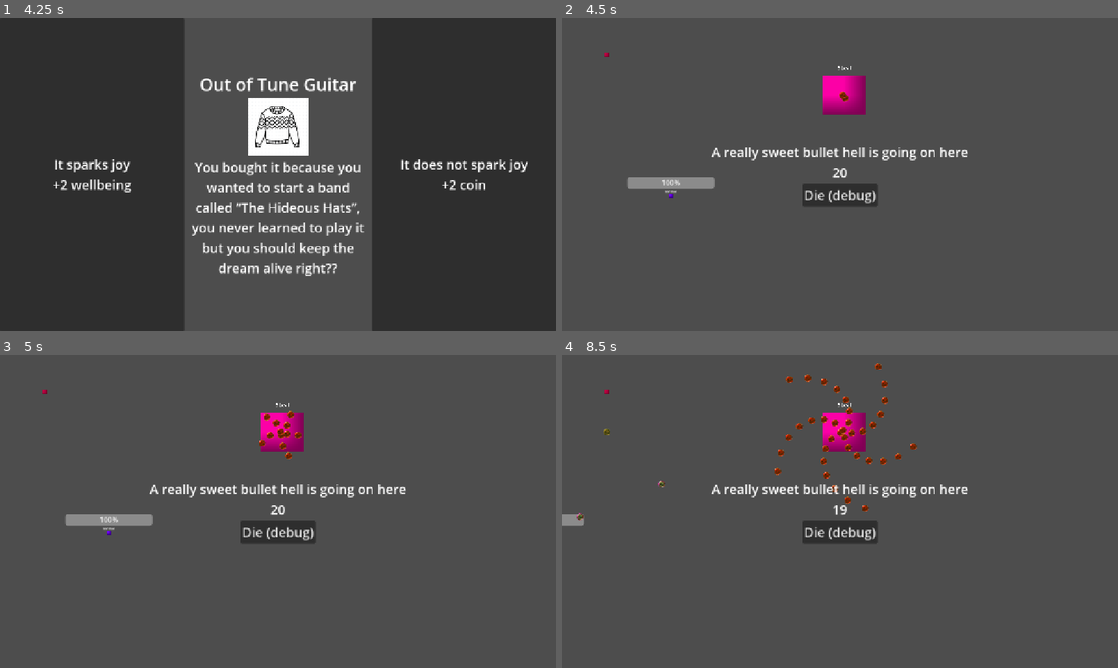
Above: before the commit, frames 1-4 (two rows, left to right).
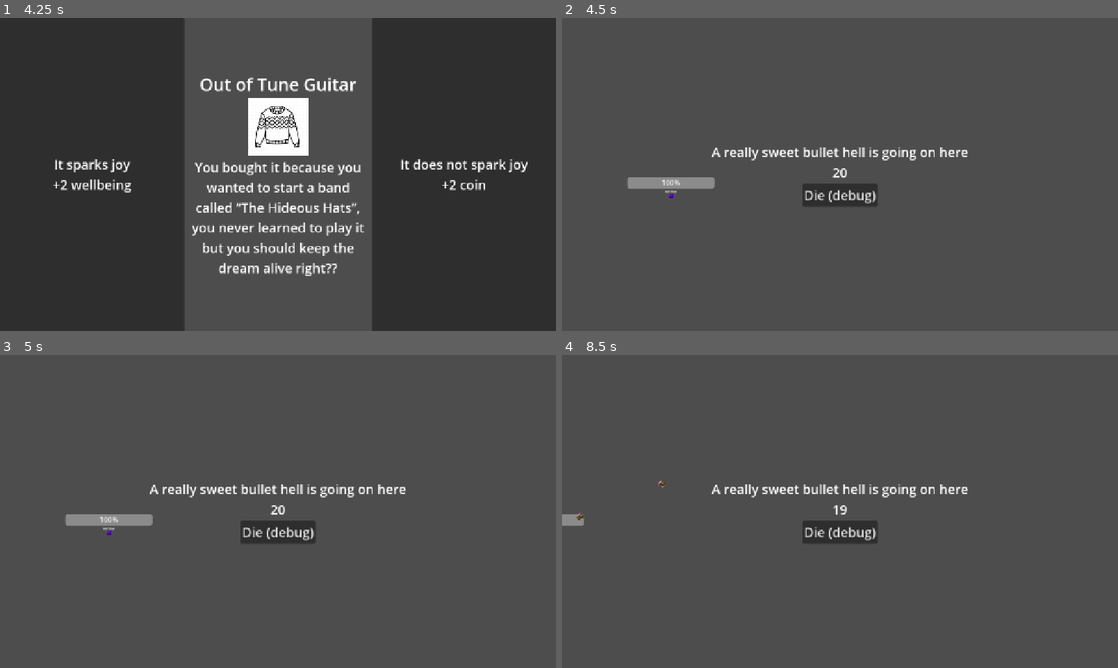
Above: after the commit, the same moments.

Repository: peabnuts123/2025-pb-and-jam
Game: Godot game, scene res://scenes/intro.tscn
Same seed, same stepped clock (60 frames per second), same inputs: the game is played once before the commit and once after it.
Inputs (mouse positions are in pixels of both pictures, inside the frame that each line leads up to):
- Up to frame 1 (4.25 s): tap Enter at 0.5, 2 s; hold Right (ui_right) 0.53-1.28 s; tap Space (shoot) at 0.6, 1.25, 1.35, 2.1, 2.75, 2.85 s; hold Down (ui_down) 1.28-2.03 s; hold Right (ui_right) 2.03-2.78 s; hold Up (ui_up) 2.78-3.5 s; click "Play" at 3.5 s
- Up to frame 2 (4.5 s): click (656, 174) at 4.25 s
- Up to frame 3 (5 s): no input
- Up to frame 4 (8.5 s): click "Die (debug)" at 5 s; click "Play" at 5.75 s; click (1023, 511) at 6.5 s; hold Left (ui_left) from 7.28 s (still down); tap Space (shoot) at 7.35, 8.1 s

Frame 1 is identical in both runs. In frame 2, 1.0% of the frame differs, in the area x 7-55%, y 11-31%; in frame 3, 1.0%; in frame 4, 1.6%, in the area x 7-64%, y 2-50%.

Commit message:
add enemy spawner

Diff:
--- a/scenes/gameplay/bullet_hell.tscn
+++ b/scenes/gameplay/bullet_hell.tscn
@@ -1,10 +1,9 @@
-[gd_scene load_steps=6 format=3 uid="uid://dlfx5ga1xldxk"]
+[gd_scene load_steps=5 format=3 uid="uid://dlfx5ga1xldxk"]
 
 [ext_resource type="Script" uid="uid://6tecvr0c0gn5" path="res://scripts/gameplay/bullet-hell/debug_timer.gd" id="1_3hdpf"]
 [ext_resource type="Script" uid="uid://boai62rv84x88" path="res://scripts/gameplay/bullet-hell/bullet_hell.gd" id="1_86dn8"]
-[ext_resource type="PackedScene" uid="uid://bonr8npmg7qyc" path="res://scenes/gameplay/boss.tscn" id="3_cdxiu"]
 [ext_resource type="PackedScene" uid="uid://b8yqqg8domque" path="res://scenes/gameplay/player.tscn" id="4_fav26"]
-[ext_resource type="PackedScene" uid="uid://bgmay0lmgftq4" path="res://scenes/gameplay/enemy-straight-fire.tscn" id="5_gq4co"]
+[ext_resource type="PackedScene" uid="uid://cy70i38aob22g" path="res://scenes/gameplay/enemy_spawner.tscn" id="6_gqdqa"]
 
 [node name="BulletHell" type="Node2D"]
 script = ExtResource("1_86dn8")
@@ -38,13 +37,10 @@
 theme_override_font_sizes/font_size = 30
 text = "Die (debug)"
 
-[node name="Boss" parent="." instance=ExtResource("3_cdxiu")]
-position = Vector2(649, 175)
-
 [node name="player" parent="." instance=ExtResource("4_fav26")]
 position = Vector2(250, 408)
 
-[node name="enemy" parent="." instance=ExtResource("5_gq4co")]
-position = Vector2(103, 85)
+[node name="enemy_spawner" parent="." instance=ExtResource("6_gqdqa")]
+position = Vector2(387, -147)
 
 [connection signal="pressed" from="CanvasLayer/VBoxContainer/KYS" to="." method="_on_kys_pressed"]
--- a/scenes/gameplay/enemy-straight-fire.tscn
+++ b/scenes/gameplay/enemy-straight-fire.tscn
@@ -19,6 +19,7 @@
 texture = SubResource("PlaceholderTexture2D_r4mnt")
 
 [node name="Speed" type="Timer" parent="."]
+wait_time = 2.0
 autostart = true
 
 [node name="Collision" type="Area2D" parent="."]
--- /dev/null
+++ b/scenes/gameplay/enemy_spawner.tscn
@@ -0,0 +1,8 @@
+[gd_scene load_steps=3 format=3 uid="uid://cy70i38aob22g"]
+
+[ext_resource type="Script" uid="uid://c3j8fcunhlj11" path="res://scripts/gameplay/bullet-hell/enemy_spawner.gd" id="1_h7k6w"]
+[ext_resource type="PackedScene" uid="uid://bgmay0lmgftq4" path="res://scenes/gameplay/enemy-straight-fire.tscn" id="2_pi5kj"]
+
+[node name="enemy_spawner" type="Area2D"]
+script = ExtResource("1_h7k6w")
+enemy_prefab = ExtResource("2_pi5kj")
--- /dev/null
+++ b/scripts/gameplay/bullet-hell/enemy_spawner.gd
@@ -0,0 +1,27 @@
+extends Area2D
+
+@export var enemy_prefab: PackedScene
+@export var min_spawn_time: float = 0.5  # minimum seconds between spawns
+@export var max_spawn_time: float = 2.0  # maximum seconds between spawns
+
+var screen_size: Vector2
+var spawn_count: int = 0
+var max_enemies: int = 5
+
+func _ready():
+	screen_size = get_viewport().get_visible_rect().size
+	spawn_enemy()
+
+func spawn_enemy():
+	if spawn_count < max_enemies:
+		var enemy = enemy_prefab.instantiate()
+		var random_x = randf_range(0, screen_size.x)
+		enemy.position = Vector2(random_x, -50)
+
+
+		add_child(enemy)
+
+		#set time until next spawn
+		var next_spawn_time = randf_range(min_spawn_time, max_spawn_time)
+		await get_tree().create_timer(next_spawn_time).timeout
+		spawn_enemy()
--- a/scripts/gameplay/bullet-hell/enemy_straight_fire.gd
+++ b/scripts/gameplay/bullet-hell/enemy_straight_fire.gd
@@ -1,8 +1,18 @@
 extends Node2D
 
 @export var bullet_node: PackedScene
+@export var speed: float = 80
 
+var screen_size: Vector2
 var health = 5
+
+func _ready():
+	screen_size = get_viewport().get_visible_rect().size
+
+func _process(delta):
+	position.y += speed * delta
+	if position.y > screen_size.y + 100:
+		queue_free()
 
 
 func shoot():
--- a/scripts/gameplay/bullet-hell/player.gd
+++ b/scripts/gameplay/bullet-hell/player.gd
@@ -54,6 +54,5 @@
 
 	bullet.position = global_position
 	bullet.direction = Vector2.UP
-	#bullet.set_property(bullet_type)
 
 	get_tree().current_scene.call_deferred("add_child", bullet)
Not shown, added: scripts/gameplay/bullet-hell/enemy_spawner.gd.uid
